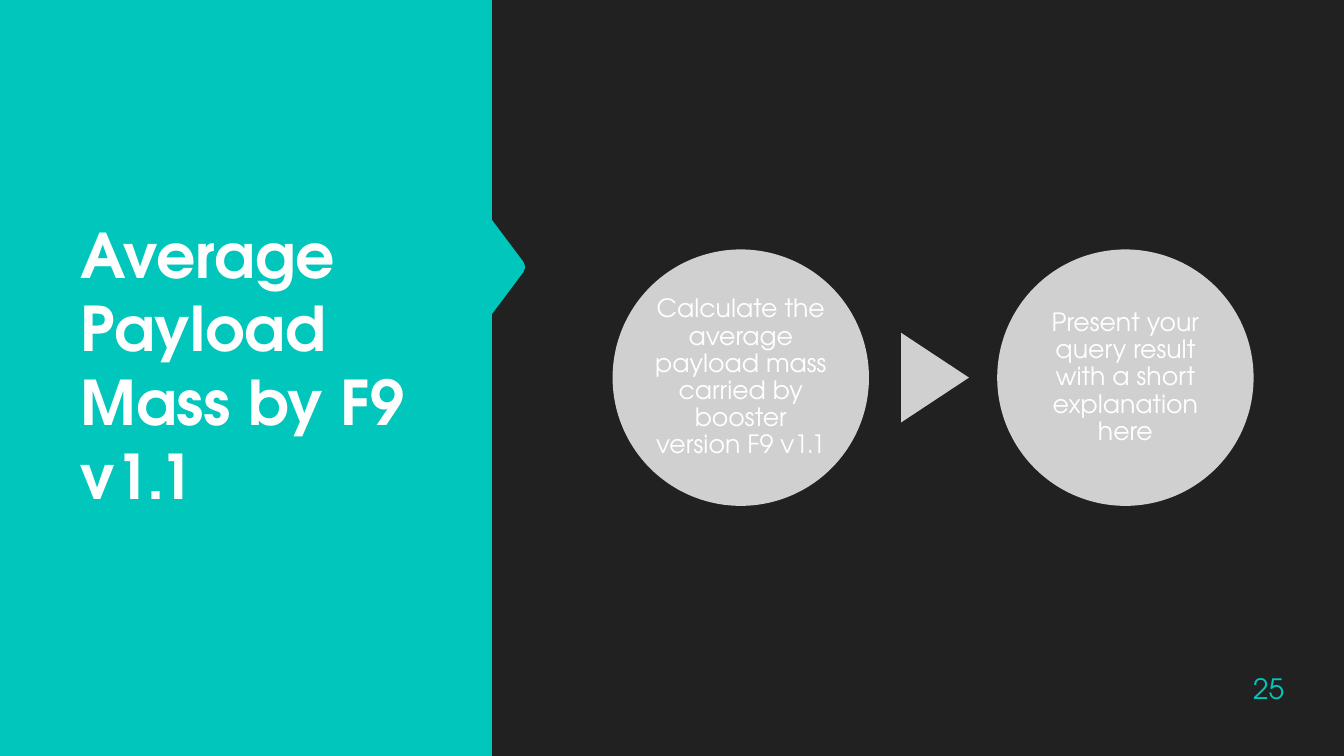
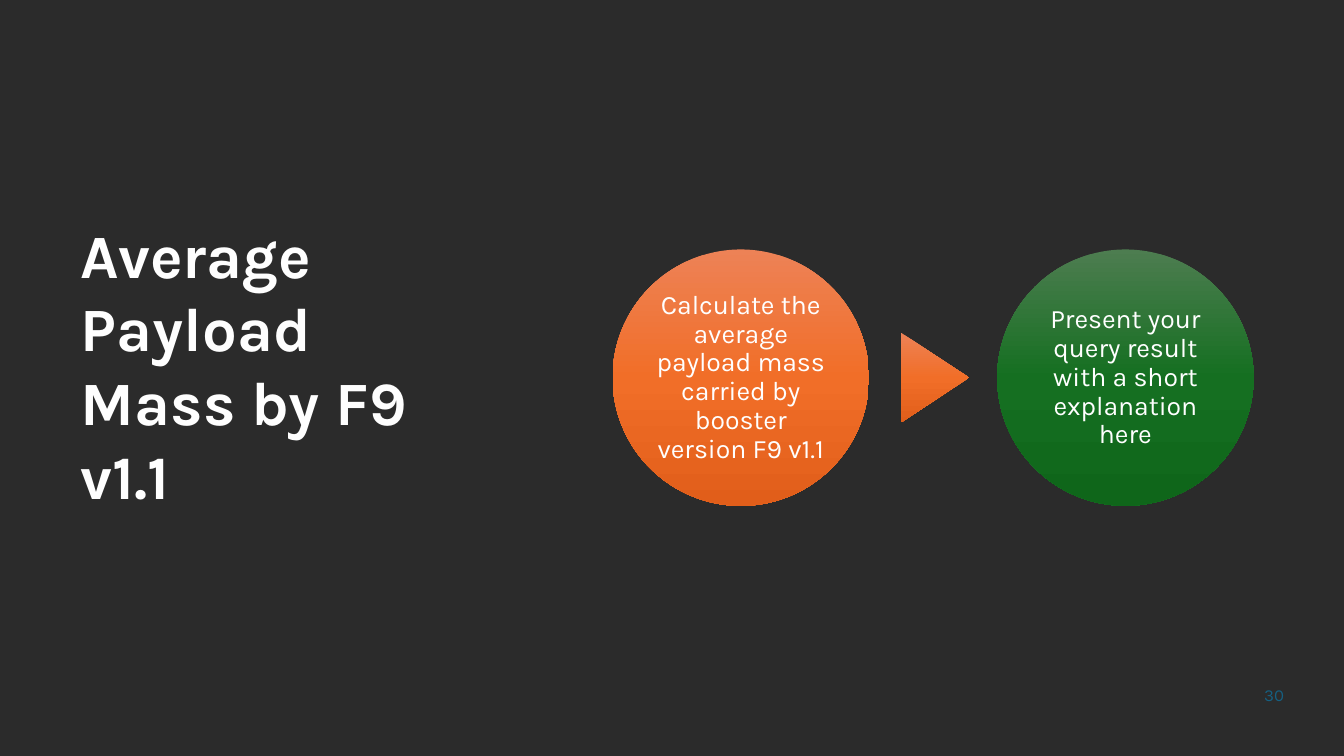
Before and after one commit to ObD-lance/data-science-capstone, a slide deck: slide 30 of LancePeterson-ds-capstone-slides.pptx (slide 25 before the commit). Drawn at 1344x756 pixels with LibreOffice and Linux fonts; fonts in the diff are those of the drawing; grey boxes stand for pictures; background and template pictures are left out; a plain dark background stands for a picture behind light text. Boxes give left, top, right and bottom in pixels: in the first picture for what was removed or moved away, otherwise in the second. Text is boxed around its words. In the diff, an @@ line names an element or a change of style, - is before the commit and + after.

```diff
--- a/LancePeterson-ds-capstone-slides.pptx
+++ b/LancePeterson-ds-capstone-slides.pptx
@@ background #212121 to picture (left out) @@
@@ freeform shape removed at (x1=0, y1=0, x2=524, y2=756) @@
@@ text "Average Payload Mass by F9 ..." at (x1=81, y1=238, x2=407, y2=500): font TeX Gyre Adventor to Karla @@
@@ picture removed at (x1=613, y1=249, x2=869, y2=505) @@
@@ ellipse added at (x1=613, y1=249, x2=869, y2=505), fill gradient #ED8257 to #F26E29 to #E25F1A @@
@@ picture removed at (x1=997, y1=249, x2=1253, y2=505) @@
@@ ellipse added at (x1=997, y1=249, x2=1253, y2=505), fill gradient #4D7E50 to #156F21 to #0F661B @@
@@ text "Calculate the average payload mass ..." at (x1=657, y1=296, x2=825, y2=459): size 18 to 19 pt, font TeX Gyre Adventor to Karla @@
@@ text "Present your query result with ..." at (x1=1050, y1=311, x2=1201, y2=444): size 18 to 19 pt, font TeX Gyre Adventor to Karla @@
@@ picture removed at (x1=901, y1=333, x2=969, y2=422) @@
@@ triangle added at (x1=901, y1=333, x2=969, y2=422), fill gradient #ED8257 to #F26E29 to #E25F1A @@
@@ page number at (x1=1253, y1=678, x2=1284, y2=700): text changed; size 20 to 12 pt; font TeX Gyre Adventor to Karla; text colour #00C6BB to #156082 @@
-25
+30
```
Also in this commit, not shown: 37 other slides changed, 8 slides added, 3 slides removed, 3 other files.
